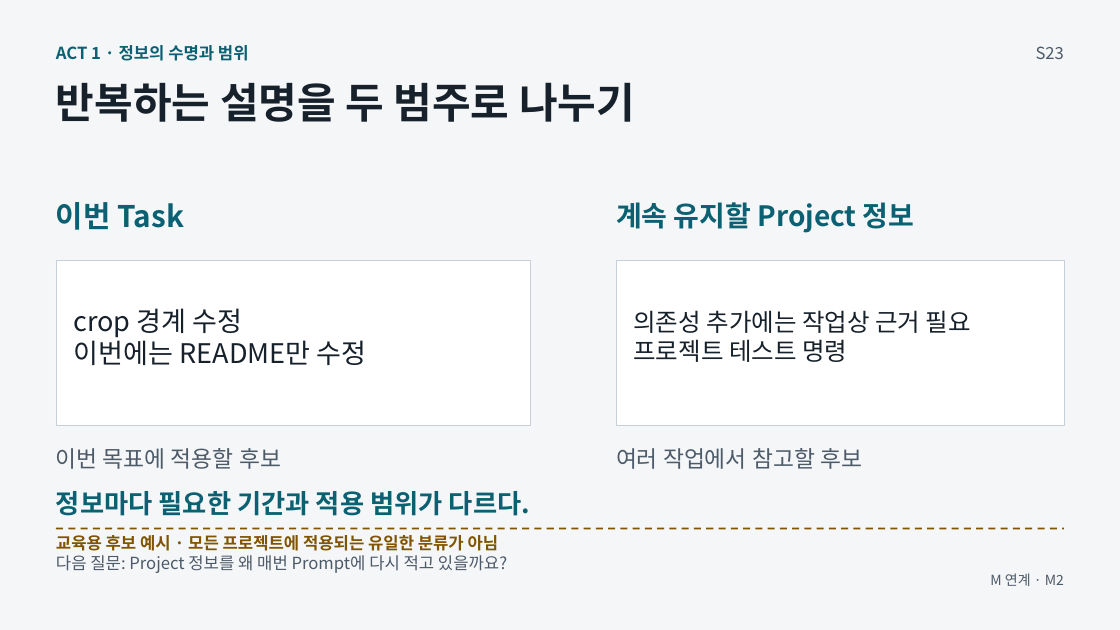
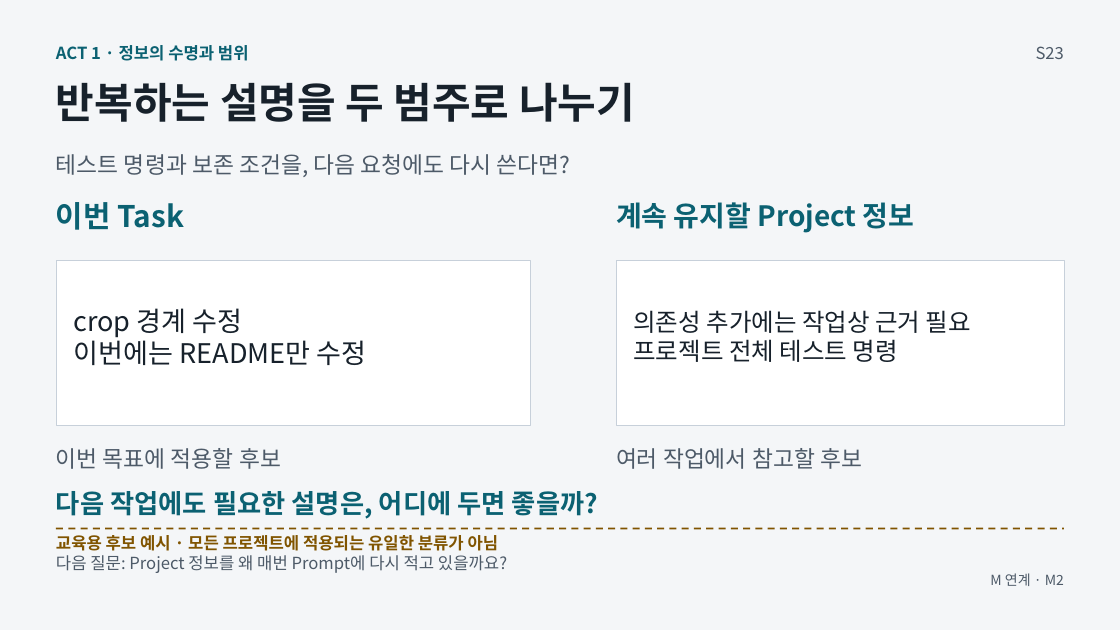
Before and after one commit to GideokKim/ai-dev-training, a slide deck: slide 13 of production/ACT_1.pptx. Drawn at 1120x630 pixels with LibreOffice and Linux fonts; fonts in the diff are those of the drawing. Boxes give left, top, right and bottom in pixels: in the first picture for what was removed or moved away, otherwise in the second. Text is boxed around its words. In the diff, an @@ line names an element or a change of style, - is before the commit and + after.

```diff
--- a/production/ACT_1.pptx
+++ b/production/ACT_1.pptx
@@ text added at (56,154,571,177), 19.5 pt, text #4D5A68 @@
+테스트 명령과 보존 조건을, 다음 요청에도 다시 쓴다면?
@@ text at (633,339,898,362): text changed @@
-프로젝트 테스트 명령
+프로젝트 전체 테스트 명령
@@ text at (56,491,598,519): text changed @@
-정보마다 필요한 기간과 적용 범위가 다르다.
+다음 작업에도 필요한 설명은, 어디에 두면 좋을까?
```
Also in this commit, not shown: 12 other slides changed, 46 other files.
